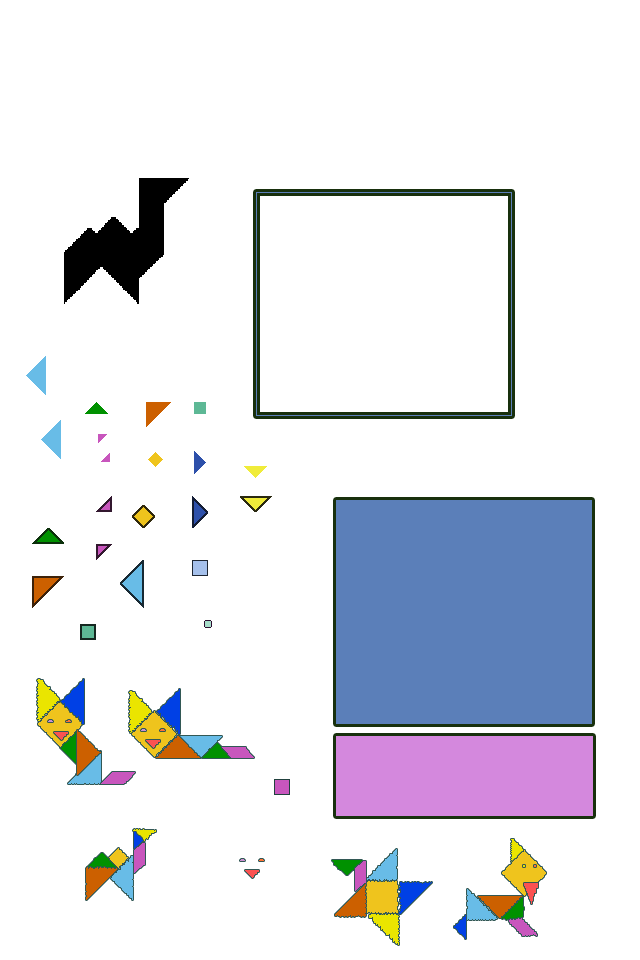
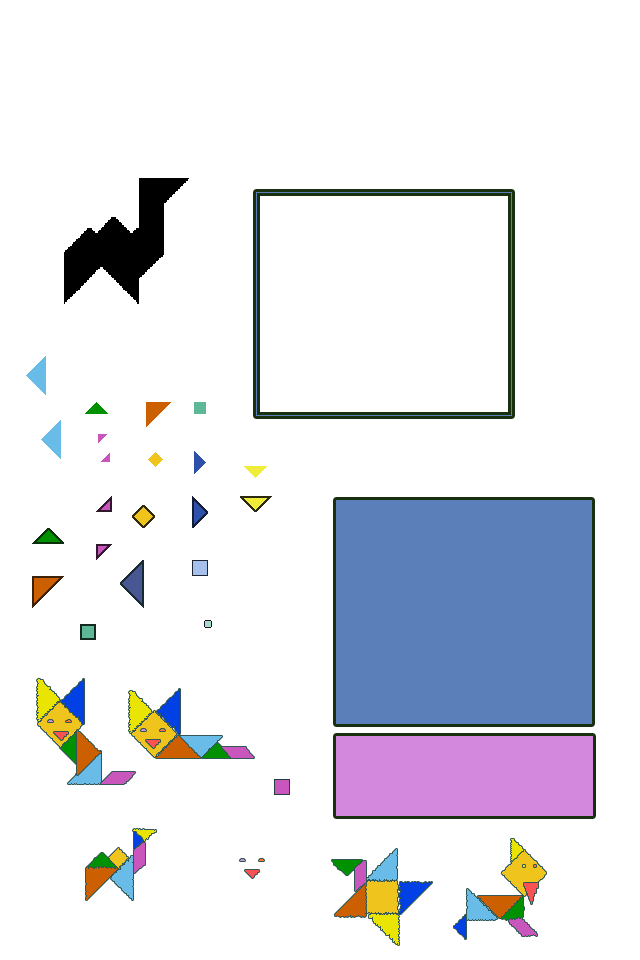
Layer changes from the first 640 × 960 image to the second:
painted on "Многоугольник 1 копия 7" (1st of 6) over (122, 564, 142, 603)
